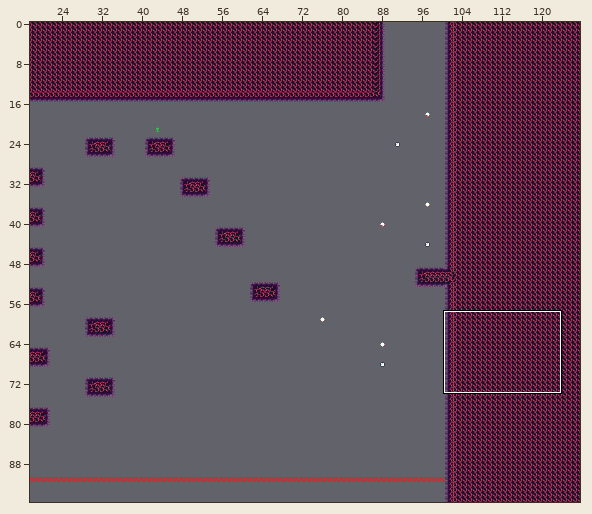
Two versions of a level (Tiled map, mapping_tools/tilemaps/fire7.tmx). Above, an overview of the earlier version with the close-up marked.
Close-up. The starting point:
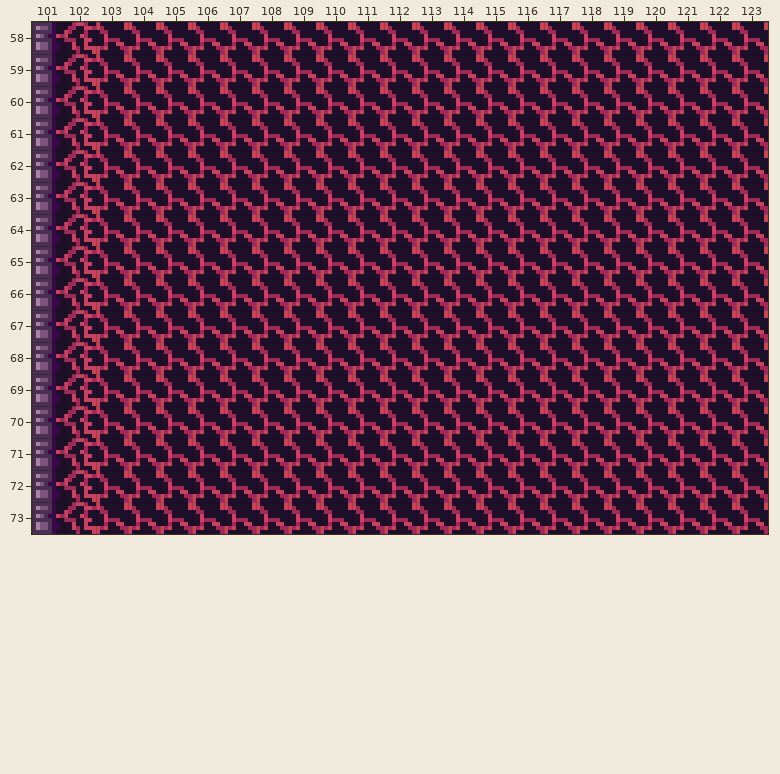
Cells are 8x8 px. Shown: x 101..123, y 58..73. The commit also changed other parts of the map, which this record leaves out.
New version:
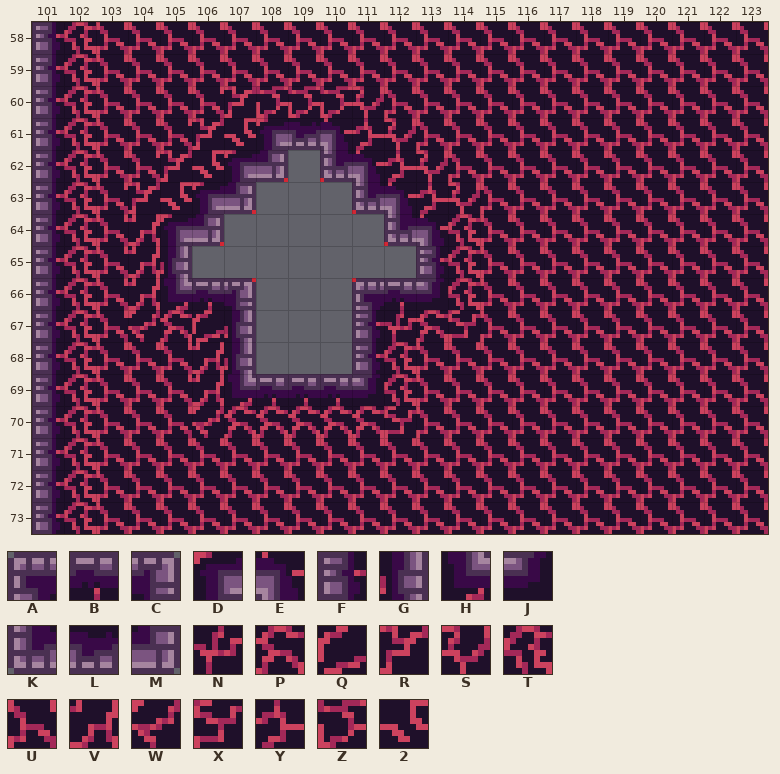
Key: from "fire": A 0, B 1, C 2, D 3, E 4, F 13, G 15, H 16, J 17, K 26, L 27, M 28, N 49, P 50, Q 51, R 60, S 61, T 62, U 63, V 64, W 73, X 74, Y 75, Z 76, 2 77.
_ is an empty cell, # one hidden under a higher layer.
Change:
Layer "draft":
y 62: x 109 # -> _
y 63: x 108..110 ### -> ___
y 64: x 107..111 ##### -> _____
y 65: x 106..112 ####### -> _______
y 66..68: x 108..110 ### -> ___
Layer "map":
y 60: x 107..111 UUUUU -> RZZZS
y 61: x 106..112 UUUUUUU -> R2DLEYS
y 62: x 105..113 UUUUUUUUU -> R2DM_KEYS
y 63: x 104..114 UUUUUUUUUUU -> R2DM___KEYS
y 64: x 104..114 UUUUUUUUUUU -> VDM_____KET
y 65: x 104..114 UUUUUUUUUUU -> VG_______FT
y 66: x 104..114 UUUUUUUUUUU -> VHBC___ABJT
y 67: x 104..114 UUUUUUUUUUU -> WPQG___FNPX
y 68: x 106..112 UUUUUUU -> VG___FT
y 69: x 106..112 UUUUUUU -> VHBBBJT
y 70: x 106..112 UUUUUUU -> WPPPPPX
Where, in picture pixels (left, top, right, bottom), the same in both close-ups:
changed: (128, 86, 480, 438)
